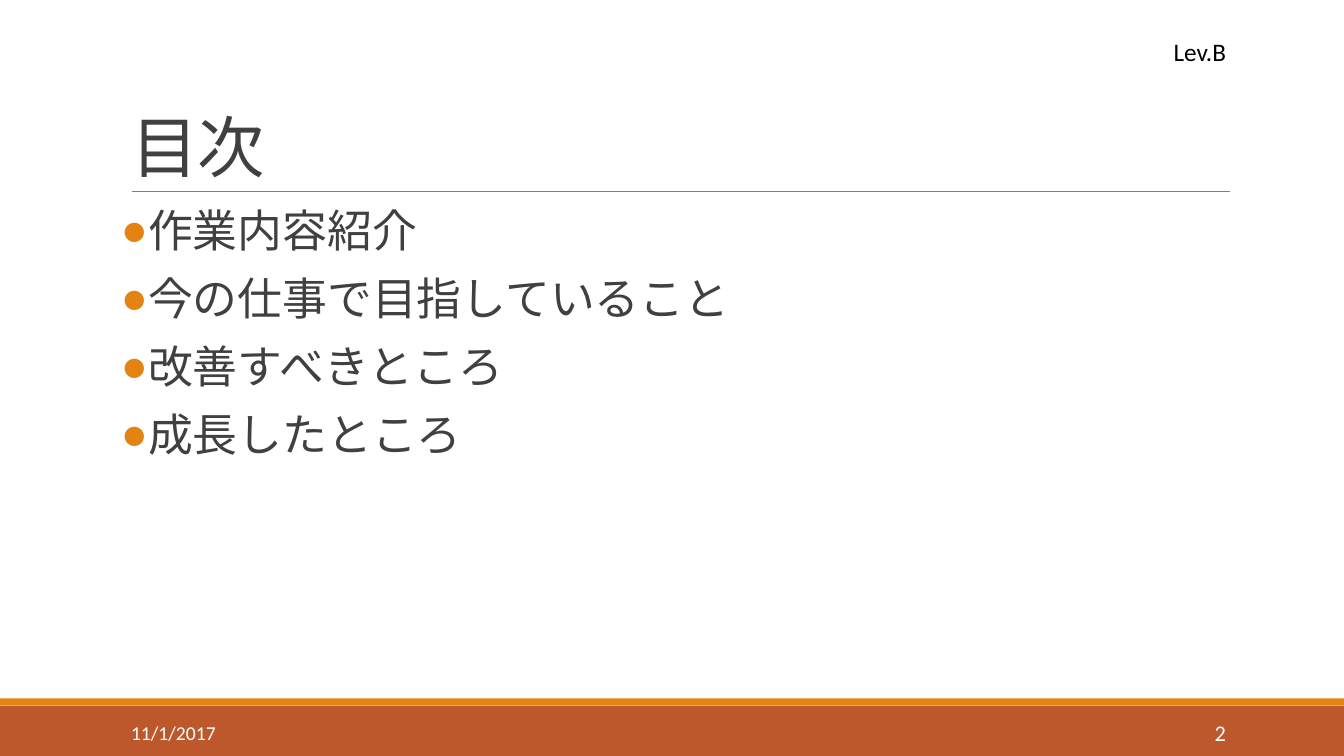
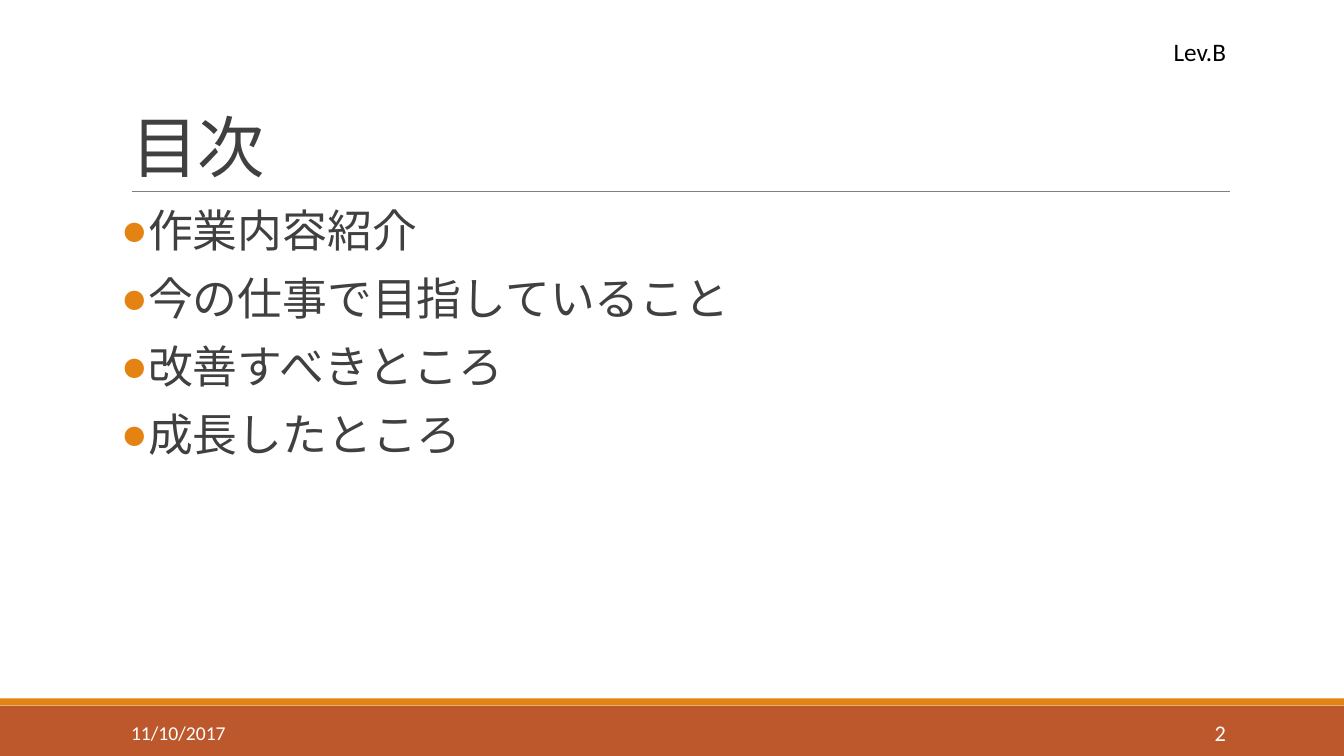
Before and after one commit to d-nakamura1/js, a slide deck: slide 2 of 業務紹介_中村大輝.pptx. Drawn at 1344x756 pixels with LibreOffice and Linux fonts; fonts in the diff are those of the drawing. Boxes give left, top, right and bottom in pixels: in the first picture for what was removed or moved away, otherwise in the second. Text is boxed around its words. In the diff, an @@ line names an element or a change of style, - is before the commit and + after.

```diff
--- a/業務紹介_中村大輝.pptx
+++ b/業務紹介_中村大輝.pptx
@@ text at (131,726,226,741): text changed @@
-11/1/2017
+11/10/2017
```
Also in this commit, not shown: 9 other slides changed.
